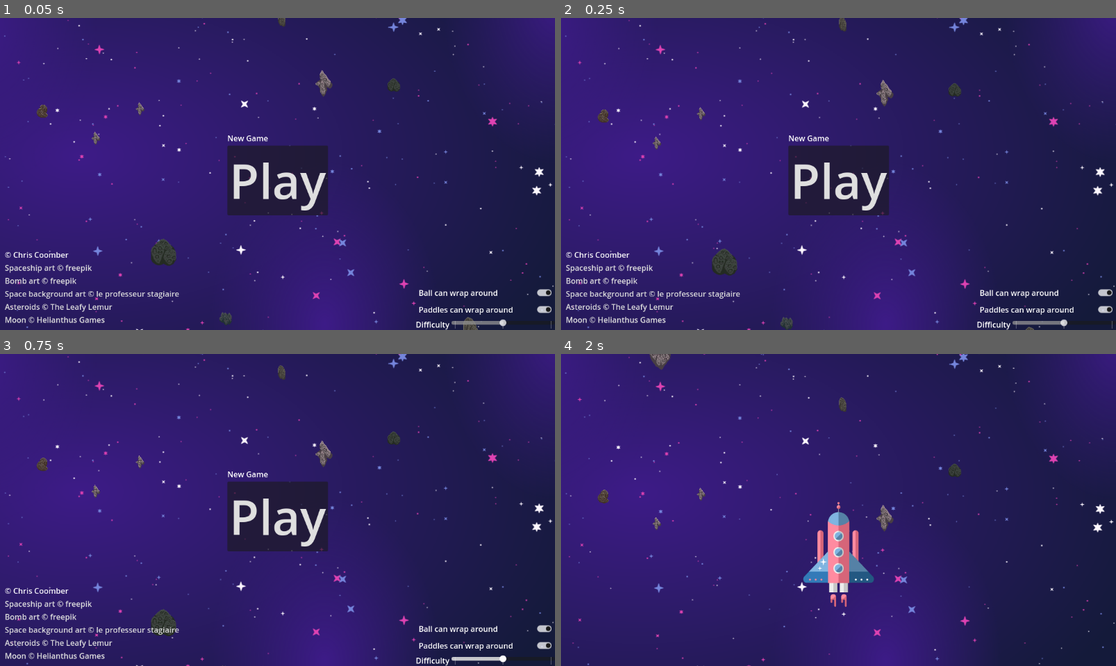
Above: before the commit, frames 1-4 (two rows, left to right).
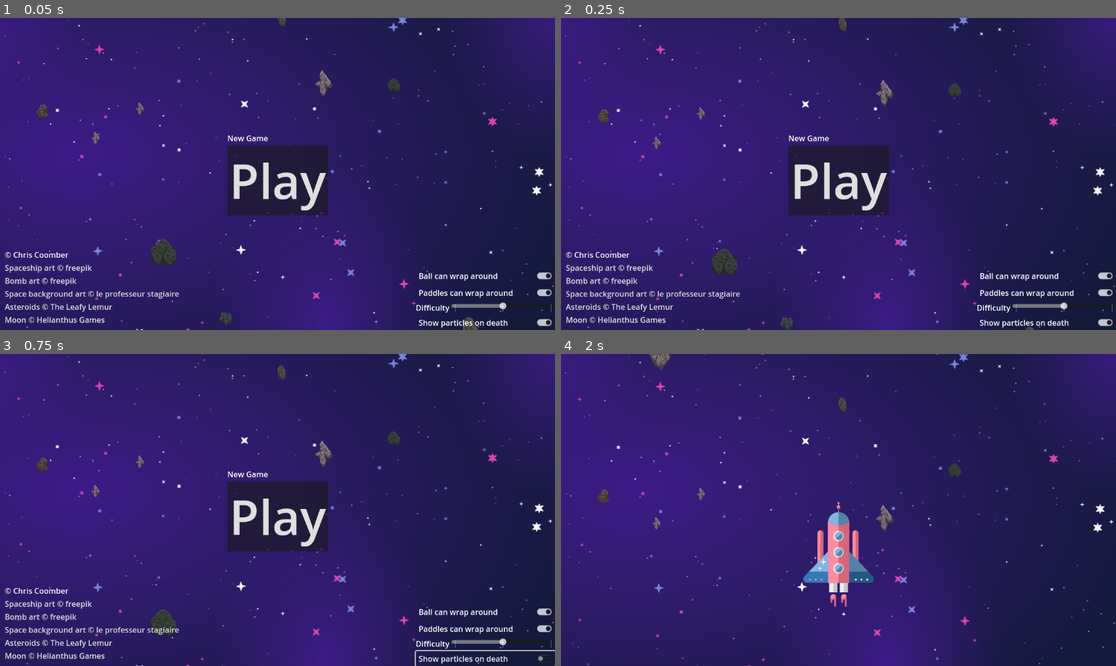
Above: after the commit, the same moments.

Repository: chriscoomber/space-pong
Game: Godot game, scene res://main.tscn
Two runs of this game, one before a commit and one after it. Both use one fixed random seed, a clock stepped at 60 frames per second and the inputs below.
Inputs (mouse positions are in pixels of both pictures, inside the frame that each line leads up to):
- Up to frame 1 (0.05 s): no input
- Up to frame 2 (0.25 s): no input
- Up to frame 3 (0.75 s): click (482, 659) at 0.5 s, where only the run after the commit has a clickable "Show particles on death"
- Up to frame 4 (2 s): click "Play" at 1.25 s

The runs differ from the first frame. In frame 1, 1.1% of the frame differs, in the area x 74-100%, y 81-100%; in frame 2, 1.1%; in frame 3, 1.2%; in frame 4, nothing differs.

Commit message:
Add option to disable particles

Diff:
--- a/Ball.gd
+++ b/Ball.gd
@@ -26,15 +26,16 @@
 	velocity = Vector2(INITIAL_BALL_SPEED, 0)
 
 func explode():
-	var particle = explode_particle.instantiate()
 	$Sprite2D.hide()
 	$UpperClone.hide()
 	$LowerClone.hide()
-	add_child(particle)
-	particle.emitting = true
-	await particle.finished
-	remove_child(particle)
-	particle.queue_free()
+	if GlobalConstants.show_particles:
+		var particle = explode_particle.instantiate()
+		add_child(particle)
+		particle.emitting = true
+		await particle.finished
+		remove_child(particle)
+		particle.queue_free()
 
 func _physics_process(delta):
 	if (not _started):
--- a/global_constants.gd
+++ b/global_constants.gd
@@ -13,3 +13,4 @@
 var ball_wraparound: bool = true
 var wraparound: bool = true
 var difficulty: int = 1
+var show_particles: bool = true
--- a/ui.gd
+++ b/ui.gd
@@ -46,6 +46,7 @@
 	GlobalConstants.ball_wraparound = $Options/BallWraparoundToggle.button_pressed
 	GlobalConstants.wraparound = $Options/WraparoundToggle.button_pressed
 	GlobalConstants.difficulty = int($Options/HBoxContainer/DifficultySlider.value)
+	GlobalConstants.show_particles = $Options/ParticlesToggle.button_pressed
 
 # Called every frame. 'delta' is the elapsed time since the previous frame.
 func _process(delta):
@@ -85,3 +86,7 @@
 func _on_ball_wraparound_toggle_toggled(toggled_on):
 	GlobalConstants.ball_wraparound = toggled_on
 	print('Changed ball wraparound: ', GlobalConstants.ball_wraparound)
+
+func _on_particles_toggle_toggled(toggled_on):
+	GlobalConstants.show_particles = toggled_on
+	print('Changed show_particles: ', GlobalConstants.show_particles)
--- a/ui.tscn
+++ b/ui.tscn
@@ -149,6 +149,11 @@
 tick_count = 3
 ticks_on_borders = true
 
+[node name="ParticlesToggle" type="CheckButton" parent="Options"]
+layout_mode = 2
+button_pressed = true
+text = "Show particles on death"
+
 [node name="PauseMenu" type="Control" parent="."]
 layout_mode = 1
 anchors_preset = 15
@@ -191,4 +196,5 @@
 [connection signal="toggled" from="Options/BallWraparoundToggle" to="." method="_on_ball_wraparound_toggle_toggled"]
 [connection signal="toggled" from="Options/WraparoundToggle" to="." method="_on_wraparound_toggle_toggled"]
 [connection signal="value_changed" from="Options/HBoxContainer/DifficultySlider" to="." method="_on_difficulty_slider_value_changed"]
+[connection signal="toggled" from="Options/ParticlesToggle" to="." method="_on_particles_toggle_toggled"]
 [connection signal="pressed" from="PauseMenu/VBoxContainer/Button" to="." method="_on_button_pressed"]
Not shown, changed: docs/index.html
Not shown, changed: docs/index.pck
